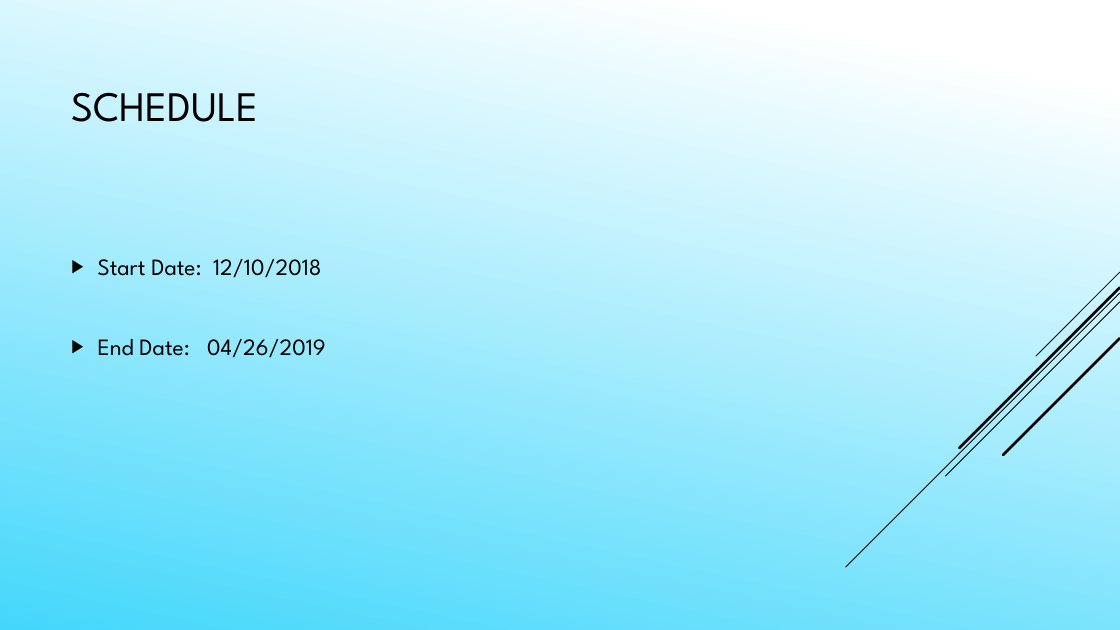
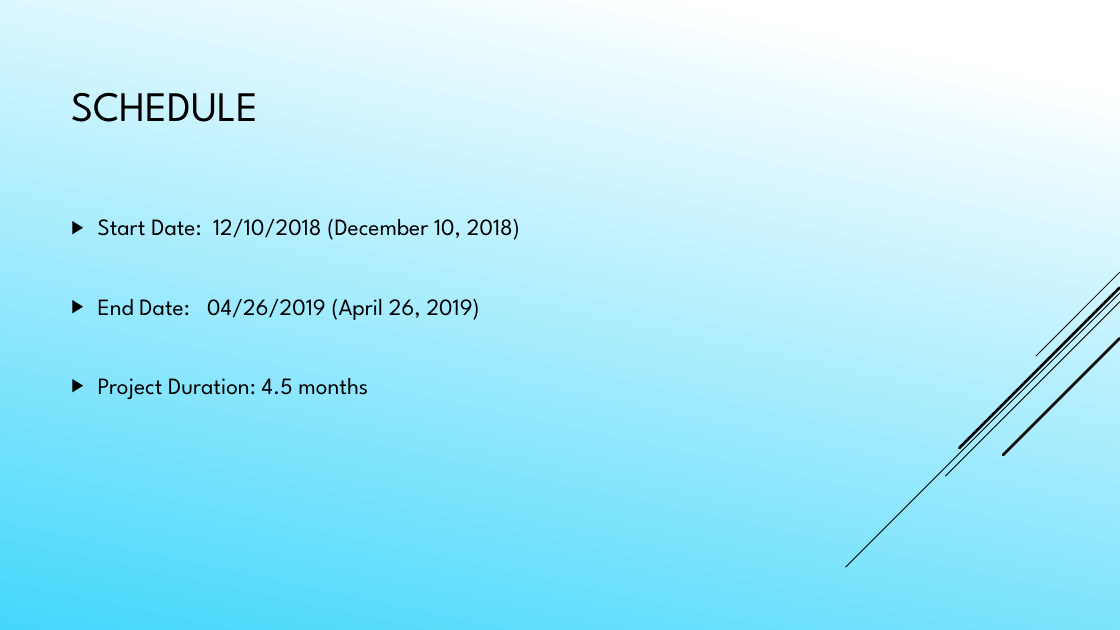
Before and after one commit to Daefikio/OOD2018Team2pro, a slide deck: slide 12 of Presentation Powerpoint.pptx. Drawn at 1120x630 pixels with LibreOffice and Linux fonts; fonts in the diff are those of the drawing. Boxes give left, top, right and bottom in pixels: in the first picture for what was removed or moved away, otherwise in the second. Text is boxed around its words. In the diff, an @@ line names an element or a change of style, - is before the commit and + after.

```diff
--- a/Presentation Powerpoint.pptx
+++ b/Presentation Powerpoint.pptx
@@ text at (98,219,520,399): text changed @@
-▶ Start Date: 12/10/2018
-▶ End Date: 04/26/2019
+▶ Start Date: 12/10/2018 (December 10, 2018)
+▶ End Date: 04/26/2019 (April 26, 2019)
+▶ Project Duration: 4.5 months
```
Also in this commit, not shown: 9 other slides changed, 3 slides added, 2 slides removed, 1 other file.
